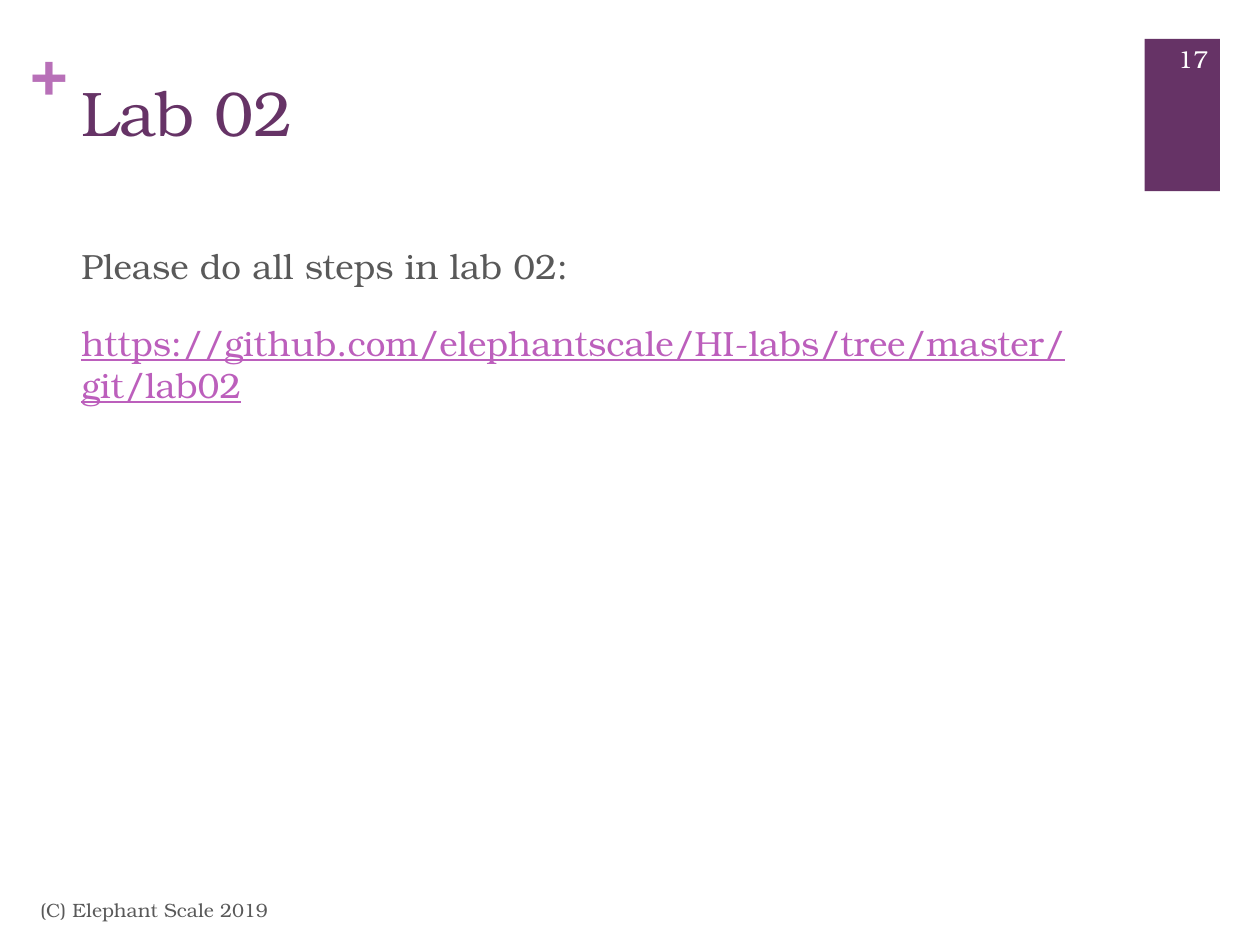
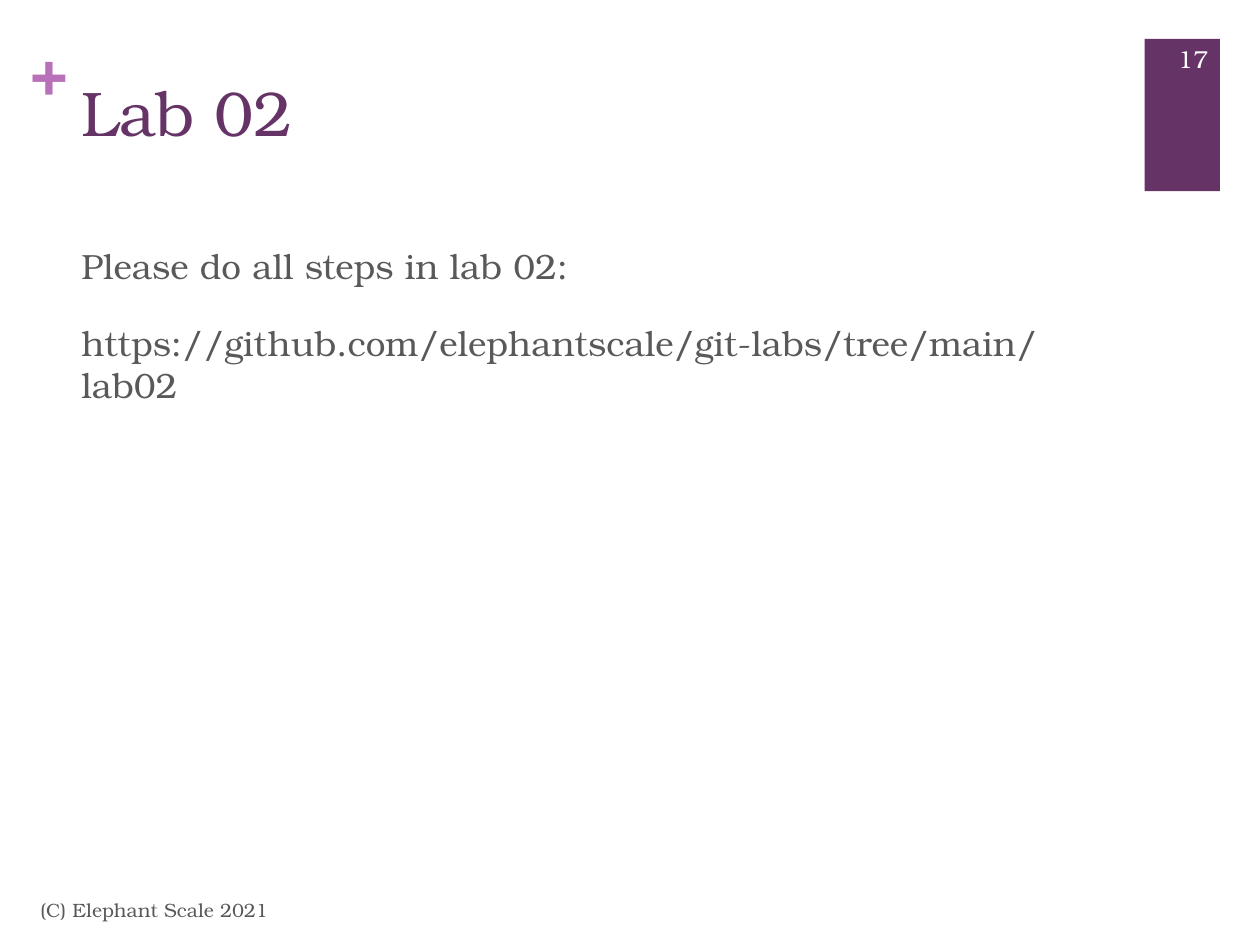
Before and after one commit to elephantscale/es-training-new, a slide deck: slide 17 of git/slides/GIT-1__Git.pptx. Drawn at 1260x945 pixels with LibreOffice and Linux fonts; fonts in the diff are those of the drawing. Boxes give left, top, right and bottom in pixels: in the first picture for what was removed or moved away, otherwise in the second. Text is boxed around its words. In the diff, an @@ line names an element or a change of style, - is before the commit and + after.

```diff
--- a/git/slides/GIT-1__Git.pptx
+++ b/git/slides/GIT-1__Git.pptx
@@ text at bbox=[81, 331, 1037, 399]: text changed; text colour #BC5FBC to #595959 @@
-https://github.com/elephantscale/HI-labs/tree/master/git/lab02
+https://github.com/elephantscale/git-labs/tree/main/lab02
@@ text at bbox=[40, 903, 268, 922]: text changed @@
-(C) Elephant Scale 2019
+(C) Elephant Scale 2021
```
Also in this commit, not shown: 61 other slides changed.
